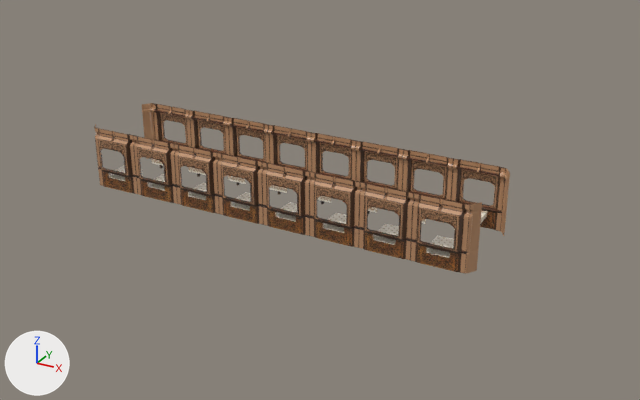
The Blender file Assets/Models/train.blend as it was, and as the next commit left it.
Before and after are seen from a 50 mm lens placed at (24.7, -41.0, 21.4), pointed at (1.9, 0.4, 0.7). Arrows for +X, +Y and +Z are at lower left; the lights stay in place.

Objects in the first picture: 'End', 'Wall'.
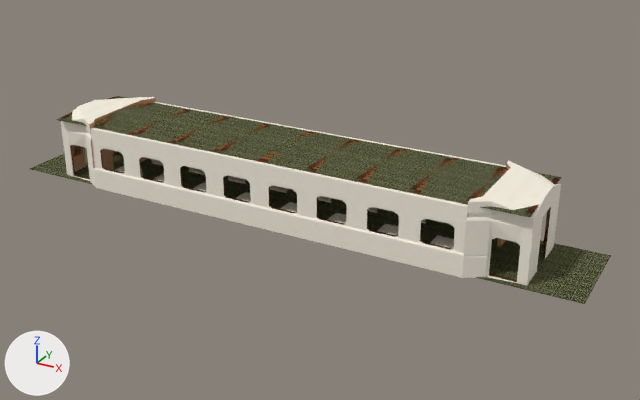
Commit message: added roof, floor, end cap

Location of each change, [x1, y1, x2, y2] in pixels of the pictures (640 x 400 px):
'Wall', surface changed, reshaped
    before: [94, 103, 506, 274]
    after: [90, 102, 506, 278]
'Roof', added (yellow)
    after: [57, 96, 562, 217]
'End', surface changed, reshaped (20% wider, 10% taller)
    before: [94, 103, 510, 274]
    after: [61, 97, 561, 285]
'Floor', added (yellow)
    after: [30, 147, 611, 304]
part 1 of me_cube, added
    after: [90, 102, 506, 278]
part 2 of me_cube_001, built on
    before: [94, 103, 510, 210]
    after: [61, 97, 561, 285]

The change, as a list of edits to the scene's bpy script:
```text
Change mat_material:
    mat_material.roughness: 0.4 -> 0.0
    add mat_material.specular_ior_level = 0.0
Change me_cube:
    used by ob_wall; location = (0.0, 0.0, 0.0)
    remove me_cube.from_pydata(...)  # 198 vertices, 218 faces; spans x 0.0..3.0, y -3.1..-1.25, z 0.0..3.8
    add me_cube.from_pydata(...)  # 257 vertices, 292 faces; spans x 0.0..3.0, y -3.2..-1.25, z -0.04..3.8
    me_cube part 1
    30 vertices are added at x 0.0..3.0, y -3.2..-2.78, z -0.04..3.8
    5 new vertices lie (0.0, -0.37, 0.0) away from vertices in x 0.4..2.6, y -2.83, z -0.04
    5 new vertices lie (0.0, 0.0, 1.24) away from vertices in x 0.4..2.6, y -3.2, z -0.04
    7 new vertices lie (0.0, 0.09, 0.09) away from vertices in x 0.0..3.0, y -3.2, z 1.2
    6 new vertices lie (0.0, 0.0, 1.51) away from vertices in x 0.0..3.0, y -3.11, z 1.29
    6 new vertices lie (0.0, 0.0, 1.0) away from vertices in x 0.0..3.0, y -3.11, z 2.8
    76 new faces join them
Change me_cube_001:
    used by ob_end; location = (0.0, 0.0, 0.0)
    remove me_cube_001.from_pydata(...)  # 29 vertices, 20 faces; spans x 12.0..12.4, y -2.8..-2.2, z 0.0..3.8
    add me_cube_001.from_pydata(...)  # 310 vertices, 395 faces, 2 loose edges; spans x 12.0..15.08, y -3.2..0.0, z -0.04..4.1
    me_cube_001 part 2: 3 vertices removed from x 12.0..12.4, y -2.75..-2.2, z 3.8; 284 vertices added at x 12.0..15.08, y -3.2..0.0, z -0.04..4.1
Add me_cube_004:
    me_cube_004.from_pydata(...)  # 40 vertices, 25 faces; spans x -0.01..2.99, y -2.85..0.0, z 3.8..4.02
    me_cube_004.materials.append(mat_material)  # picture img_traintex1_png
Add me_cube_002:
    me_cube_002.from_pydata(...)  # 40 vertices, 25 faces; spans x 0.0..3.0, y -2.85..0.0, z -0.05..-0.03
    me_cube_002.materials.append(mat_material)  # picture img_traintex1_png
Add ob_roof:
    ob_roof = bpy.data.objects.new('Roof', me_cube_004)
    ob_roof.location = (0.0, 0.0, 0.0)
    _m = ob_roof.modifiers.new('Array', 'ARRAY')
    _m.count = 5
    _m.fit_length = 5.0
    _m.constant_offset_displace = (0.0, 0.0, 0.0)
    _m = ob_roof.modifiers.new('Mirror', 'MIRROR')
    _m.use_axis = (True, True, False)
Add ob_floor:
    ob_floor = bpy.data.objects.new('Floor', me_cube_002)
    ob_floor.location = (0.0, 0.0, 0.0)
    _m = ob_floor.modifiers.new('Array', 'ARRAY')
    _m.count = 6
    _m.fit_length = 5.0
    _m.constant_offset_displace = (0.0, 0.0, 0.0)
    _m = ob_floor.modifiers.new('Mirror', 'MIRROR')
    _m.use_axis = (True, True, False)
```
